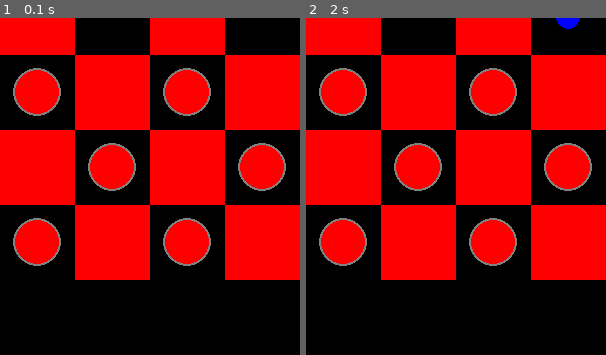
Above: before the commit, frames 1-2 (left to right).
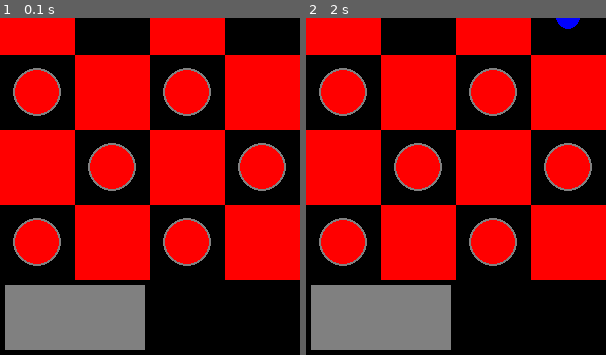
Above: after the commit, the same moments.

Repository: mzkaoq/checkers_pygame
Game: pygame game, started from main.py
The game is run twice, just before and just after one commit, with the same random seed, the same clock (stepped at 60 frames per second) and the same inputs.
Inputs (mouse positions are % of the whole screen's width and height, from its top left):
- Up to frame 1 (0.1 s): no input
- Up to frame 2 (2 s): click (50, 50) at 0.38 s; click (19, 73) at 1.22 s; click (24, 13) at 1.55 s; click (51, 61) at 1.88 s
The pictures show only the part of the screen within x 0-50%, y 50-100%; the shares and areas given below are measured in that part.

The runs differ from the first frame. In frame 1, 9.0% of the frame differs, in the area x 1-49%, y 79-99%; in frame 2, 9.0%.

Commit message:
dodany pasek na dole ekranu i przycisk z restartem gry

Diff:
--- a/checkers/board.py
+++ b/checkers/board.py
@@ -1,5 +1,5 @@
 import pygame
-from .constants import BLACK, WHITE, ROWS, COLS, RED, SQUARE_SIZE
+from .constants import BLACK, WHITE, ROWS, COLS, RED, SQUARE_SIZE, GREY
 from .piece import Piece, King
 
 
@@ -16,6 +16,9 @@
             for col in range(row % 2, COLS, 2):
                 pygame.draw.rect(win, RED, (row * SQUARE_SIZE, col * SQUARE_SIZE, SQUARE_SIZE, SQUARE_SIZE))
 
+    def draw_button(self, win):
+        pygame.draw.rect(win, GREY, (0 * SQUARE_SIZE + 5, 8 * SQUARE_SIZE + 5, 2 * SQUARE_SIZE - 10, SQUARE_SIZE - 10))
+
     def create_board2(self):
         for i in range(ROWS):
             if i < 3:
@@ -27,6 +30,7 @@
 
     def draw(self, win):
         self.draw_squares(win)
+        self.draw_button(win)
         for row in range(ROWS):
             for col in range(COLS):
                 piece = self.board[row][col]
@@ -38,7 +42,7 @@
         piece.move(row, col)
 
         if row == ROWS - 1 or row == 0:
-            self.board[piece.row][piece.col] = King(piece.row,piece.col,piece.color)
+            self.board[piece.row][piece.col] = King(piece.row, piece.col, piece.color)
             if piece.color == WHITE:
                 self.white_kings += 1
             else:
@@ -126,12 +130,12 @@
             right += 1
         return moves
 
-    def remove(self,pieces):
+    def remove(self, pieces):
         for piece in pieces:
-            self.board[piece.row][piece.col]=0
+            self.board[piece.row][piece.col] = 0
             if piece != 0:
                 if piece.color == RED:
-                    self.red_left -=1
+                    self.red_left -= 1
                 else:
                     self.white_left -= 1
 
--- a/checkers/game.py
+++ b/checkers/game.py
@@ -1,9 +1,10 @@
 import pygame
-from .constants import RED,WHITE,SQUARE_SIZE, BLUE
+from .constants import RED, WHITE, SQUARE_SIZE, BLUE
 from checkers.board import Board
 
+
 class Game:
-    def __init__(self,win):
+    def __init__(self, win):
         self._init()
         self.win = win
 
@@ -21,27 +22,32 @@
     def reset(self):
         self._init()
 
-    def select(self,row,col):
+    def select(self, row, col):
         if row != 8:
             if self.selected:
-                result = self._move(row,col)
+                result = self._move(row, col)
                 if not result:
                     self.selected = None
-                    self.select(row,col)
+                    self.select(row, col)
 
-            piece = self.board.get_piece(row,col)
+            piece = self.board.get_piece(row, col)
             if piece != 0 and piece.color == self.turn:
                 self.selected = piece
                 self.valid_moves = self.board.get_valid_moves(piece)
                 return True
             return False
-        else:
-            pass
-    def _move(self,row,col):
-        piece = self.board.get_piece(row,col)
-        if self.selected and piece == 0 and (row,col) in self.valid_moves:
-            self.board.move(self.selected, row,col)
-            skipped = self.valid_moves[(row,col)]
+        elif col == 0 or col == 1:
+            self.restart_game()
+
+    def restart_game(self):
+        print("restart")
+        self._init()
+
+    def _move(self, row, col):
+        piece = self.board.get_piece(row, col)
+        if self.selected and piece == 0 and (row, col) in self.valid_moves:
+            self.board.move(self.selected, row, col)
+            skipped = self.valid_moves[(row, col)]
             if skipped:
                 self.board.remove(skipped)
             self.change_turn()
@@ -58,10 +64,11 @@
         elif self.turn == WHITE:
             self.turn = RED
 
-    def draw_valid_moves(self,moves):
+    def draw_valid_moves(self, moves):
         for move in moves:
-            row, col  = move
-            pygame.draw.circle(self.win, BLUE,(col*SQUARE_SIZE + SQUARE_SIZE//2,row*SQUARE_SIZE + SQUARE_SIZE//2), 12)
+            row, col = move
+            pygame.draw.circle(self.win, BLUE,
+                               (col * SQUARE_SIZE + SQUARE_SIZE // 2, row * SQUARE_SIZE + SQUARE_SIZE // 2), 12)
 
     def winner(self):
         return self.board.winner()
